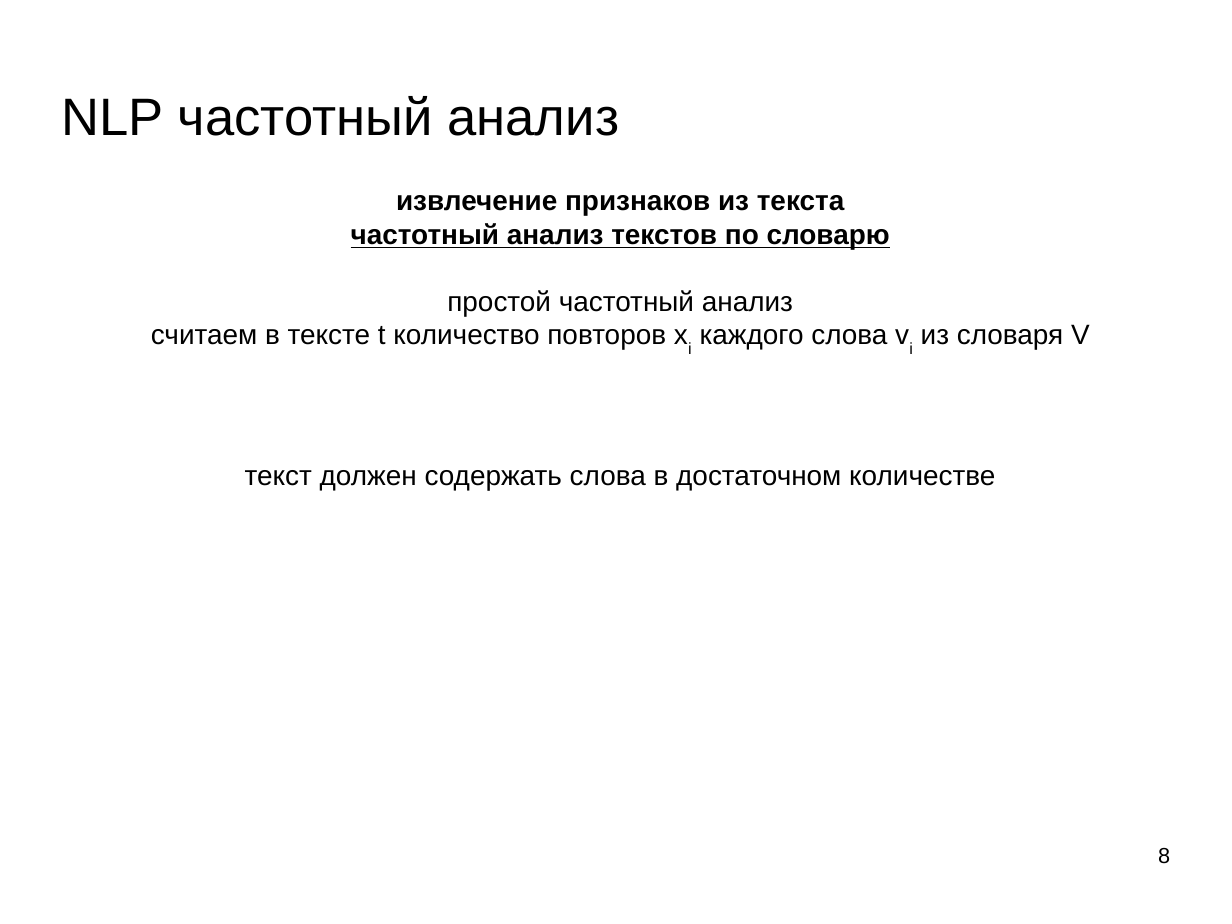
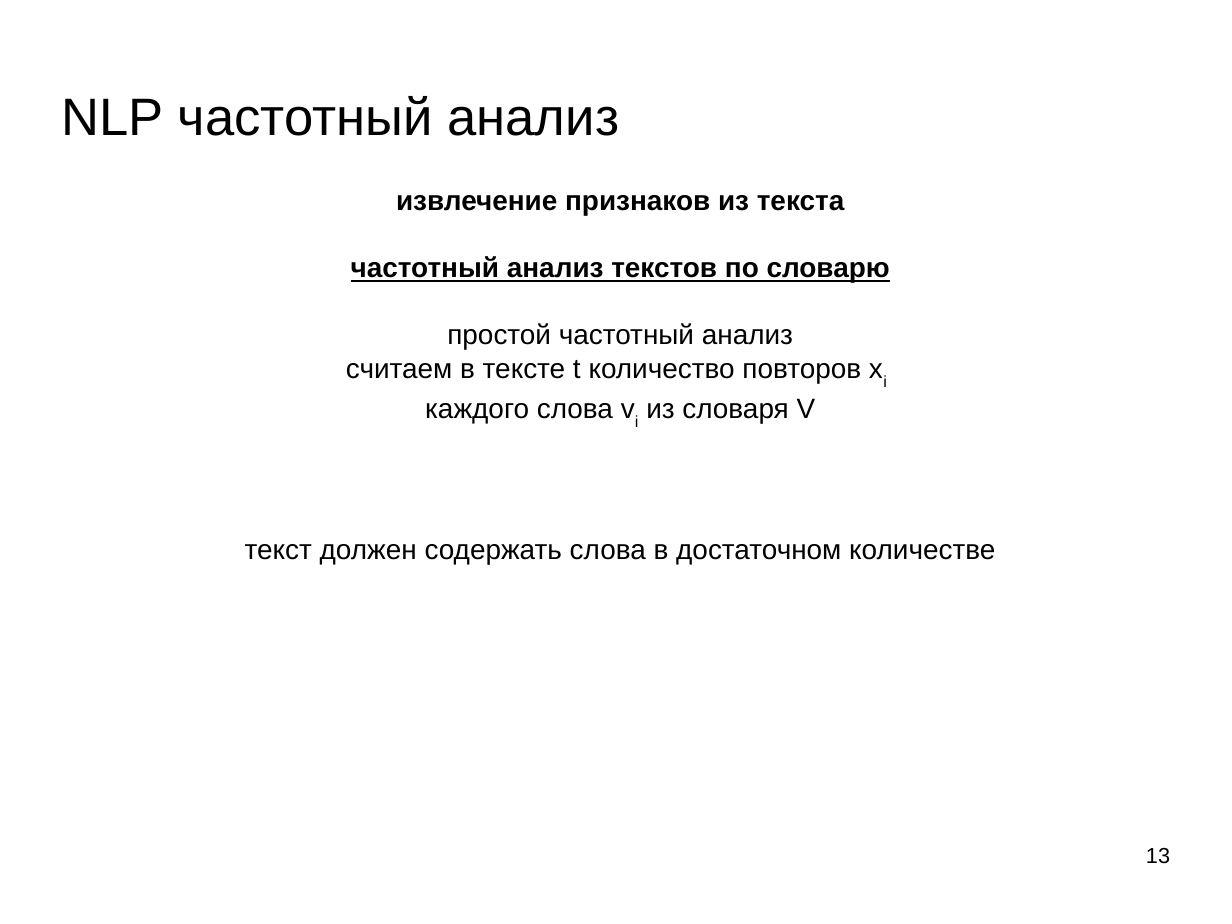
Before and after one commit to mechanoid5/ml_lectorium_legacy, a slide deck: slide 13 of 13-text-proc.odp (slide 8 before the commit). Drawn at 1232x924 pixels with LibreOffice and Linux fonts; fonts in the diff are those of the drawing; background and template pictures are left out. Boxes give left, top, right and bottom in pixels: in the first picture for what was removed or moved away, otherwise in the second. Text is boxed around its words. In the diff, an @@ line names an element or a change of style, - is before the commit and + after.

```diff
--- a/13-text-proc.odp
+++ b/13-text-proc.odp
@@ text at (346,360,861,423): text changed @@
-считаем в тексте t количество повторов xi каждого слова vi из словаря V
+считаем в тексте t количество повторов xi
+каждого слова vi из словаря V
@@ page number at (1146,848,1170,864): text changed @@
-8
+13
```
Also in this commit, not shown: 6 other slides changed, 5 slides added, 2 other files.
